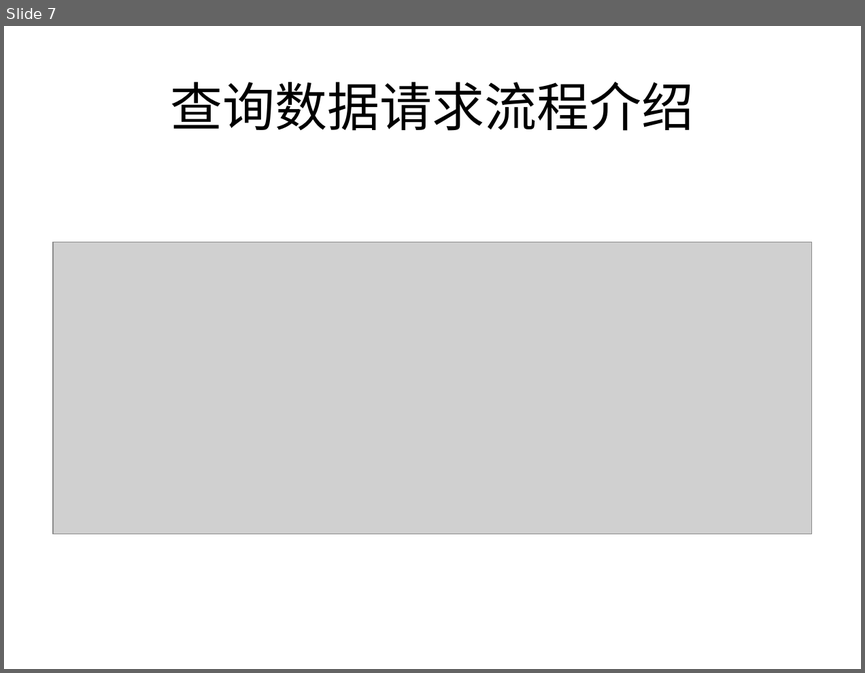
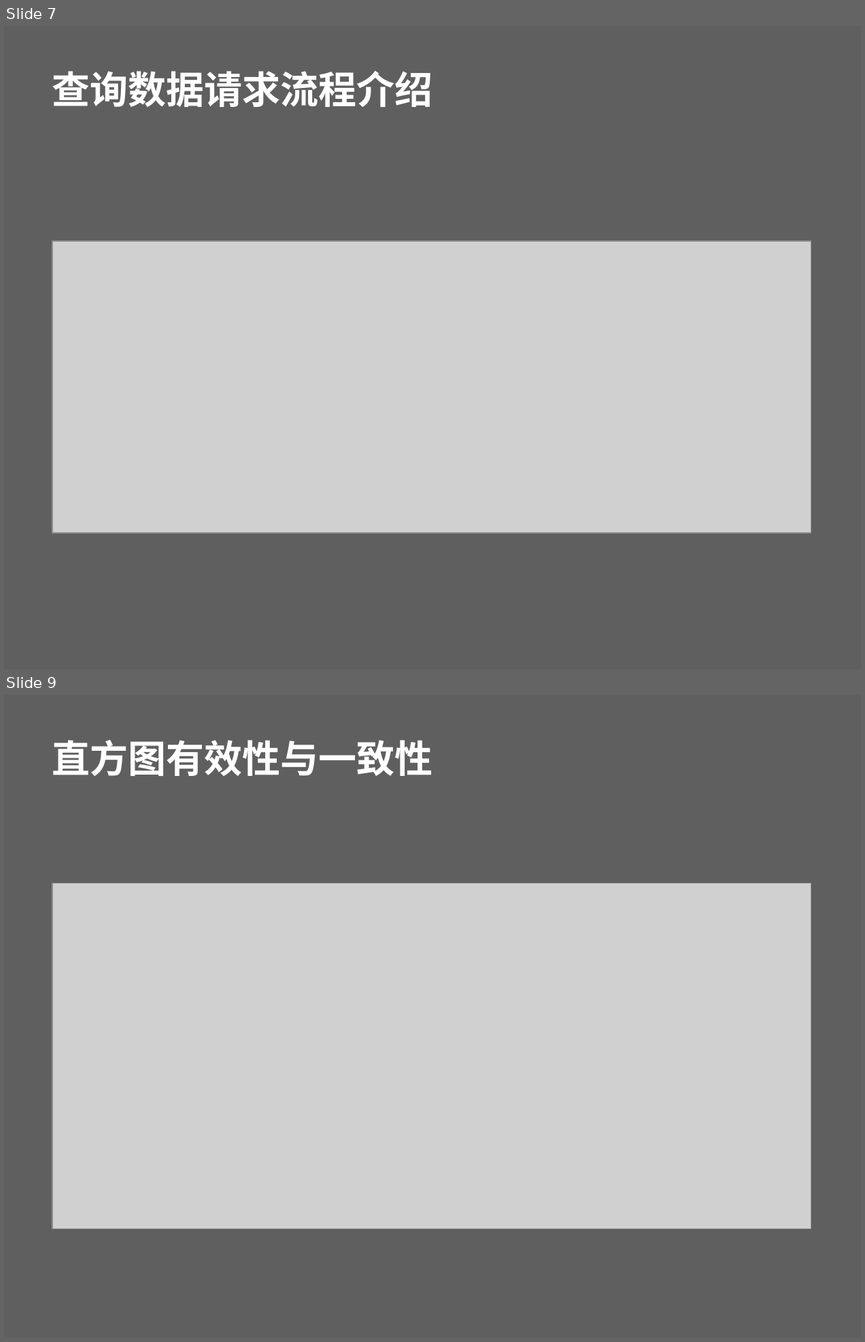
Before and after one commit to beautifulSoup/GraduateDesign, a slide deck: Impala直方图模块设计.pptx. Shown one above the other, each under a label of ours: slide 7 before the commit, slides 7 and 9 after it; the slides between them are not shown. The pictures are 865x673 and 865x1342 pixels, drawn with LibreOffice and Linux fonts; fonts in the diff are those of the drawing; grey boxes stand for pictures; background and template pictures are left out. Boxes give left, top, right and bottom in pixels: in the first picture for what was removed or moved away, otherwise in the second. Text is boxed around its words. In the diff, an @@ line names an element or a change of style, - is before the commit and + after.

```diff
--- a/Impala直方图模块设计.pptx
+++ b/Impala直方图模块设计.pptx
@@ slide 9 added at bbox=[4, 695, 861, 1338], background picture (left out) @@
@@ title added at bbox=[52, 740, 432, 776], 32 pt, text #FFFFFF, bold @@
+直方图有效性与一致性
@@ picture added at bbox=[53, 883, 811, 1229] @@
@@ slide 7 changed as well @@
@@ background #FFFFFF to picture (left out) @@
@@ title "查询数据请求流程介绍": place and size @@
-title "查询数据请求流程介绍" at bbox=[171, 82, 694, 131]
+title "查询数据请求流程介绍" at bbox=[52, 71, 432, 107]
@@ title "查询数据请求流程介绍" at bbox=[52, 71, 432, 107]: size 44 to 32 pt, font Calibri to Noto Sans CJK SC, text colour #000000 to #FFFFFF, bold on; alignment centre to left; line spacing 1 to 0.9; vertical alignment middle to bottom @@
```
Also in this commit, not shown: 5 other slides changed, 3 other slides added, 1 slide removed, 14 other files.
